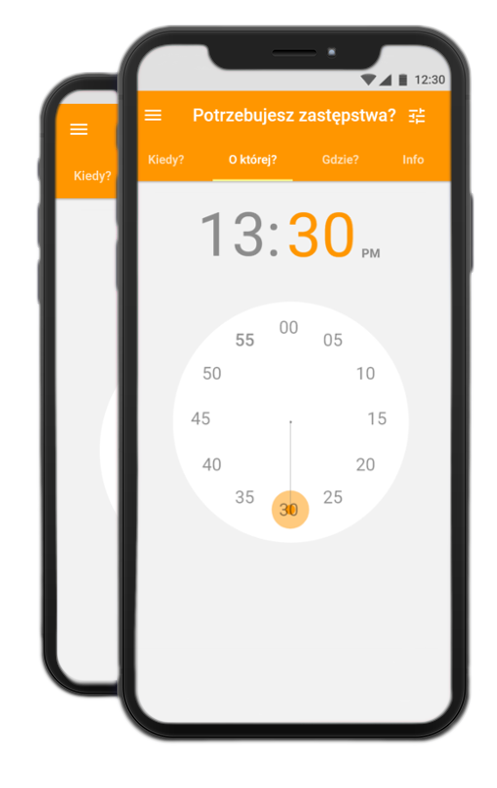
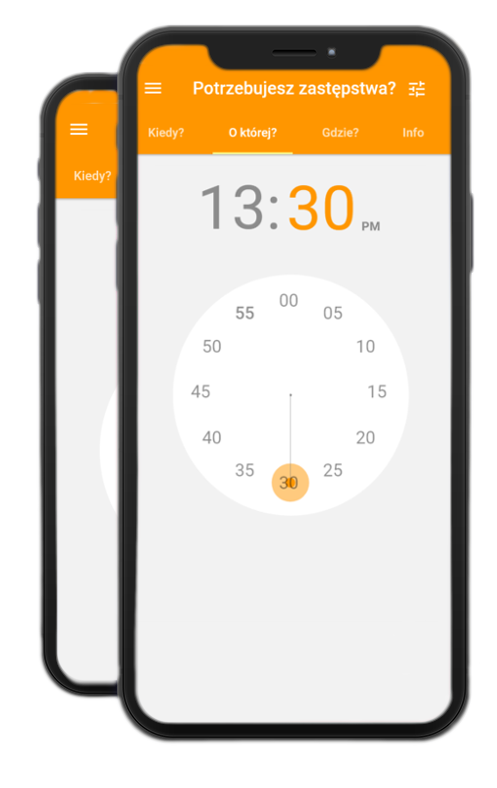
Before/after of a w=497, h=788 layered artwork. What changed in the layer stack:
painted on "Wklejona warstwa" over bbox(58, 25, 461, 730)
painted on "Wklejona warstwa #3" over bbox(58, 82, 142, 104)
